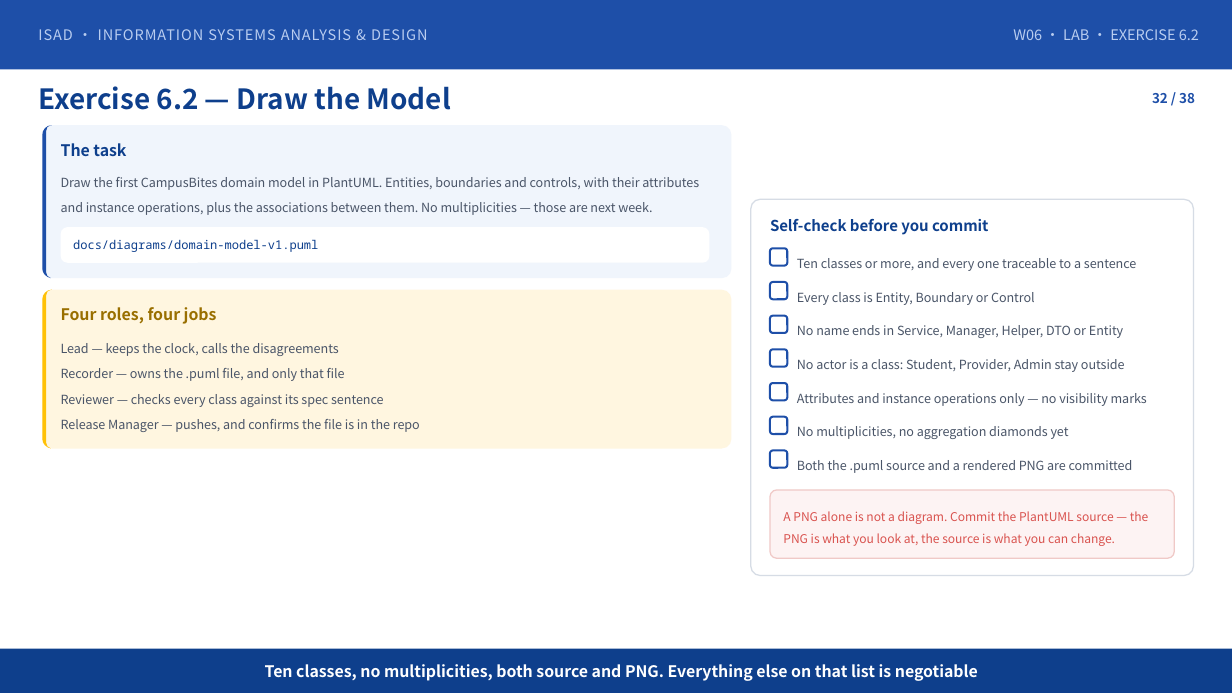
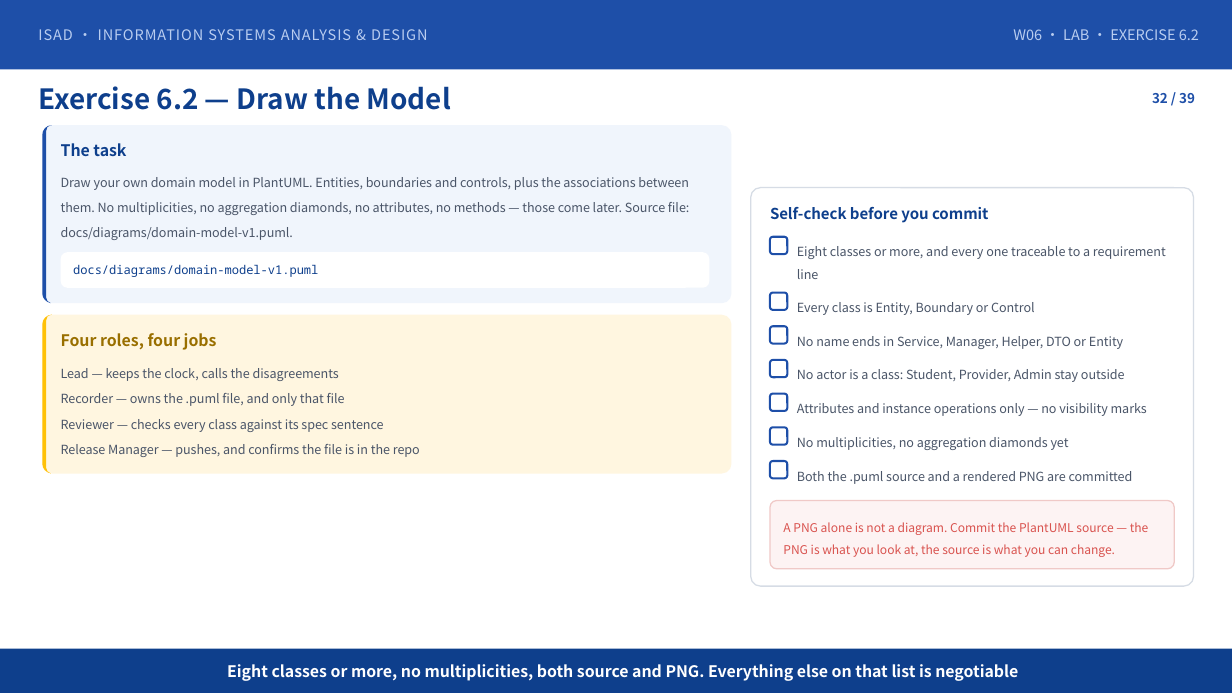
Before and after one commit to klausren/isad-course, a slide deck: slide 32 of 01-slides/W06-Domain-Modeling.pptx. Drawn at 1232x693 pixels with LibreOffice and Linux fonts; fonts in the diff are those of the drawing. Boxes give left, top, right and bottom in pixels: in the first picture for what was removed or moved away, otherwise in the second. Text is boxed around its words. In the diff, an @@ line names an element or a change of style, - is before the commit and + after.

```diff
--- a/01-slides/W06-Domain-Modeling.pptx
+++ b/01-slides/W06-Domain-Modeling.pptx
@@ rounded rectangle at [43,125,732,303]: proportions changed @@
@@ rounded rectangle: place and size @@
-rounded rectangle at [43,125,732,278]
+rounded rectangle at [43,125,732,303]
@@ freeform shape: place and size @@
-freeform shape at [43,125,732,278]
+freeform shape at [43,125,732,303]
@@ text at [61,177,689,240]: text changed @@
-Draw the first CampusBites domain model in PlantUML. Entities, boundaries and controls, with their attributes and instance operations, plus the associations between them. No multiplicities — those are next week.
+Draw your own domain model in PlantUML. Entities, boundaries and controls, plus the associations between them. No multiplicities, no aggregation diamonds, no attributes, no methods — those come later. Source file: docs/diagrams/domain-model-v1.puml.
@@ rounded rectangle: place and size @@
-rounded rectangle at [750,200,1193,576]
+rounded rectangle at [750,188,1193,586]
@@ rounded rectangle at [750,188,1193,586]: proportions changed @@
@@ text "Self-check before you commit": place and size @@
-text "Self-check before you commit" at [770,219,988,235]
+text "Self-check before you commit" at [770,207,988,223]
@@ rounded rectangle: place and size @@
-rounded rectangle at [770,249,787,266]
+rounded rectangle at [770,237,787,254]
@@ text at [797,246,1166,279]: text changed @@
-Ten classes or more, and every one traceable to a sentence
+Eight classes or more, and every one traceable to a requirement line
@@ 7 texts, 7 rounded rectangles: place and size @@
-7 texts, 7 rounded rectangles at [770,282,1175,558]
+7 texts, 7 rounded rectangles at [770,293,1175,569]
@@ 3 texts, 2 rounded rectangles, 1 freeform shape: place and size @@
-3 texts, 2 rounded rectangles, 1 freeform shape at [43,227,732,449]
+3 texts, 2 rounded rectangles, 1 freeform shape at [43,252,732,474]
@@ text at [227,664,1018,681]: text changed @@
-Ten classes, no multiplicities, both source and PNG. Everything else on that list is negotiable
+Eight classes or more, no multiplicities, both source and PNG. Everything else on that list is negotiable
```
Also in this commit, not shown: 28 other slides changed, 2 slides added, 1 slide removed, 1 other file.
